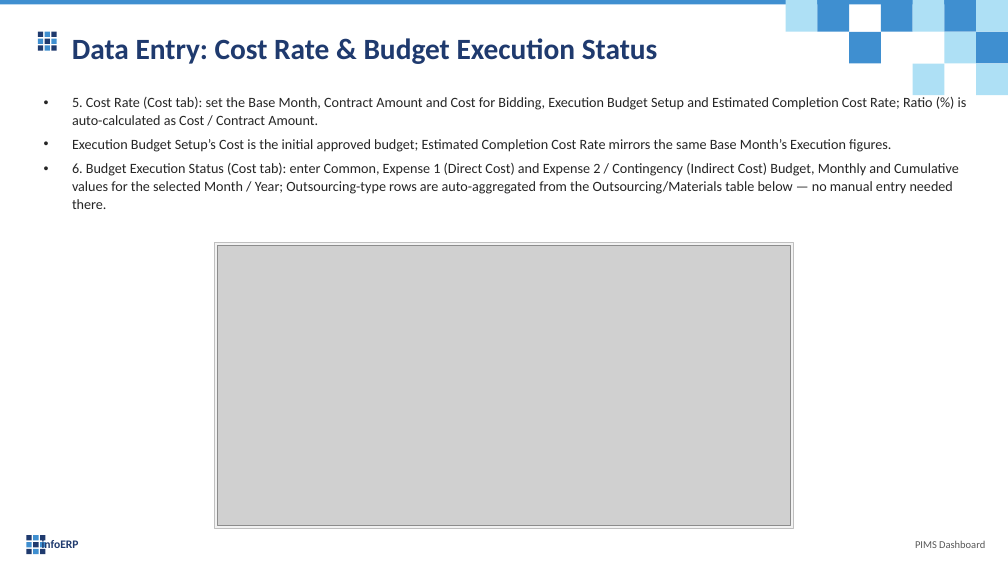
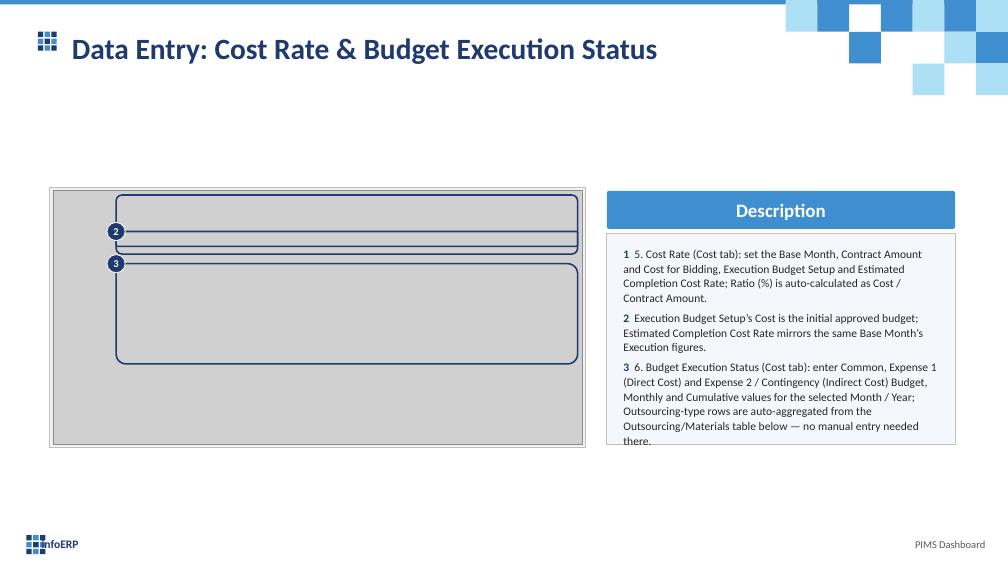
Before and after one commit to truongCLT/PIMS-DASHBOARD, a slide deck: slide 26 of docs/PIMS_Dashboard_User_Guide_V1.pptx. Drawn at 1008x567 pixels with LibreOffice and Linux fonts; fonts in the diff are those of the drawing; grey boxes stand for pictures. Boxes give left, top, right and bottom in pixels: in the first picture for what was removed or moved away, otherwise in the second. Text is boxed around its words. In the diff, an @@ line names an element or a change of style, - is before the commit and + after.

```diff
--- a/docs/PIMS_Dashboard_User_Guide_V1.pptx
+++ b/docs/PIMS_Dashboard_User_Guide_V1.pptx
@@ rectangle: place and size @@
-rectangle at [214, 243, 794, 529]
+rectangle at [50, 188, 585, 448]
@@ picture: place and size @@
-picture at [217, 246, 791, 526]
+picture at [53, 191, 582, 445]
@@ rounded rectangle added at [116, 195, 578, 254], outline #1F3A6E 1.5 pt @@
@@ rounded rectangle added at [607, 191, 956, 228], fill #3F8FD0, 18 pt, text #FFFFFF, bold @@
+Description
@@ ellipse added at [107, 222, 126, 240], fill #1F3A6E, outline #FFFFFF 0.75 pt, 10 pt, text #FFFFFF, bold @@
+2
@@ rounded rectangle added at [116, 231, 578, 247], outline #1F3A6E 1.5 pt @@
@@ rectangle added at [607, 234, 956, 445], fill #F4F8FD, outline #BFBFBF 0.75 pt @@
@@ ellipse added at [107, 255, 126, 273], fill #1F3A6E, outline #FFFFFF 0.75 pt, 10 pt, text #FFFFFF, bold @@
+3
@@ rounded rectangle added at [116, 264, 578, 364], outline #1F3A6E 1.5 pt @@
@@ text at [623, 250, 937, 432]: text changed; size 13.5 to 11 pt @@
-• 5. Cost Rate (Cost tab): set the Base Month, Contract Amount and Cost for Bidding, Execution Budget Setup and Estimated Completion Cost Rate; Ratio (%) is auto-calculated as Cost / Contract Amount.
-• Execution Budget Setup’s Cost is the initial approved budget; Estimated Completion Cost Rate mirrors the same Base Month’s Execution figures.
-• 6. Budget Execution Status (Cost tab): enter Common, Expense 1 (Direct Cost) and Expense 2 / Contingency (Indirect Cost) Budget, Monthly and Cumulative values for the selected Month / Year; Outsourcing-type rows are auto-aggregated from the Outsourcing/Materials table below — no manual entry needed there.
+1 5. Cost Rate (Cost tab): set the Base Month, Contract Amount and Cost for Bidding, Execution Budget Setup and Estimated Completion Cost Rate; Ratio (%) is auto-calculated as Cost / Contract Amount.
+2 Execution Budget Setup’s Cost is the initial approved budget; Estimated Completion Cost Rate mirrors the same Base Month’s Execution figures.
+3 6. Budget Execution Status (Cost tab): enter Common, Expense 1 (Direct Cost) and Expense 2 / Contingency (Indirect Cost) Budget, Monthly and Cumulative values for the selected Month / Year; Outsourcing-type rows are auto-aggregated from the Outsourcing/Materials table below — no manual entry needed there.
```
Also in this commit, not shown: 29 other slides changed, 2 other files.
